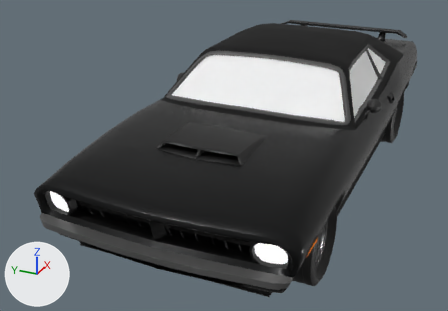
Renders of the glTF model public/models/car_1.glb from each side of a commit.
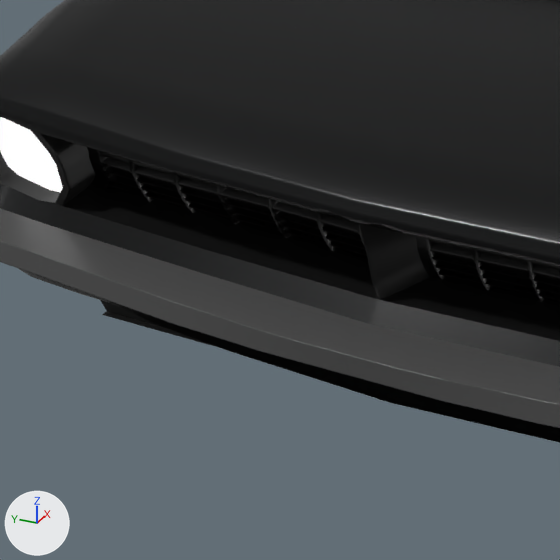
Each version is shown whole from a camera (50 mm lens) standing at (14.461, 6.858, 1.562) and looking at (17.204, 8.092, 0.19), then close up on the part from 12% to 45% of the width and 52% to 100% of the height. Every picture has the same lights, and +X, +Y and +Z are marked at lower left. The last two pictures show the newer version. The close-ups show mesh edges as thin lines. Where no turn or scale is listed for an object, it has been applied to the vertices.

The first close-up shows 'Low poly plymouth car.001'.
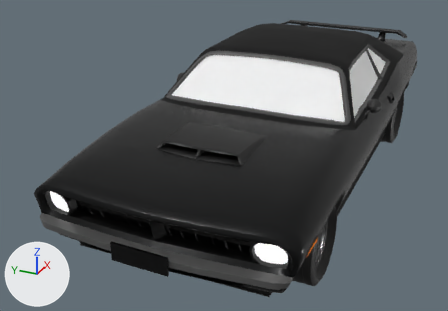
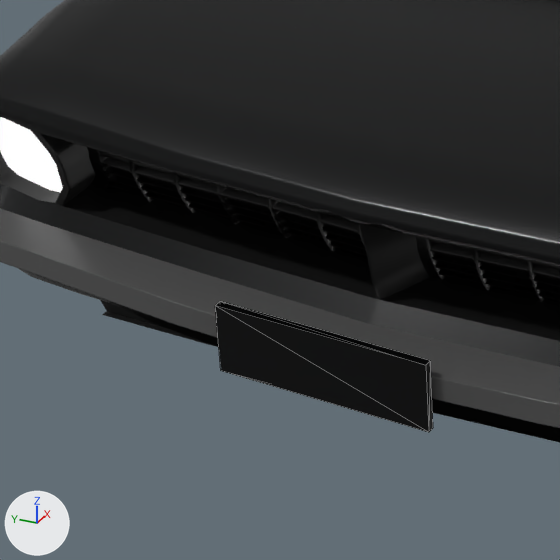
Changed parts and their boxes (x1, y1, x2, y2) in the close-ups (560 x 560 px):
'RAB001', added (black): after (215, 301, 433, 432)

What changed in the scene script:
```text
Add me_cube_079:
    me_cube_079.from_pydata([(-0.003, -0.017, -0.032), (0.003, 0.219, -0.032), (-0.003, -0.017, 0.043), (0.003, 0.219, 0.043), (-0.012, -0.017, 0.043), (-0.012, -0.017, -0.032), (-0.006, 0.22, -0.032), (-0.006, 0.22, 0.043)], [], [(0, 2, 3), (0, 3, 1), (5, 6, 7), (5, 7, 4), (1, 3, 7), (1, 7, 6), (2, 0, 5), (2, 5, 4), (3, 2, 4), (3, 4, 7), (0, 1, 6), (0, 6, 5)])
    me_cube_079.materials.append(mat_material_078)  # black #0e0f0f
Add ob_rab001:
    ob_rab001 = bpy.data.objects.new('RAB001', me_cube_079)
    ob_rab001.location = (16.042, 7.798, 0.301)
```
